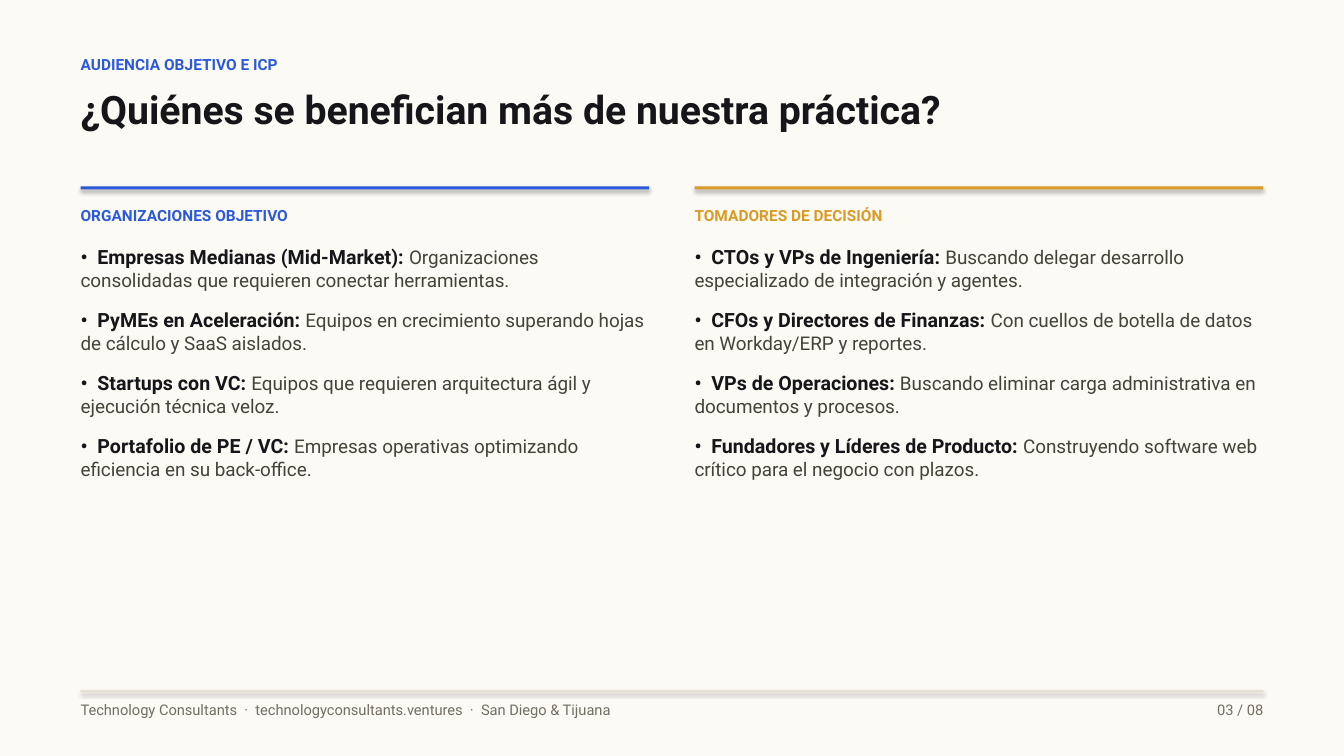
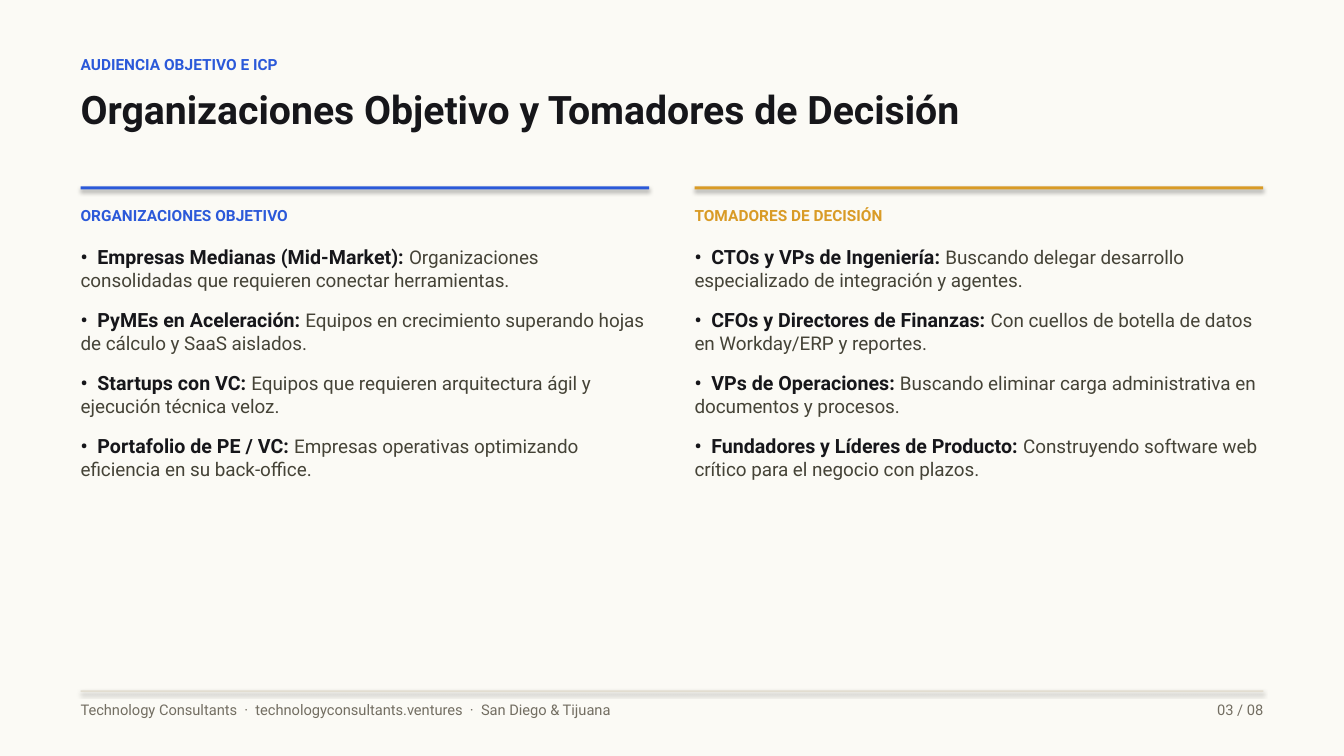
Before and after one commit to rguido198/TechnologyConsultantsVentures, a slide deck: slide 3 of Technology_Consultants_A_Quien_Enviarme_MX.pptx. Drawn at 1344x756 pixels with LibreOffice and Linux fonts; fonts in the diff are those of the drawing. Boxes give left, top, right and bottom in pixels: in the first picture for what was removed or moved away, otherwise in the second. Text is boxed around its words. In the diff, an @@ line names an element or a change of style, - is before the commit and + after.

```diff
--- a/Technology_Consultants_A_Quien_Enviarme_MX.pptx
+++ b/Technology_Consultants_A_Quien_Enviarme_MX.pptx
@@ text at bbox=[81, 94, 959, 133]: text changed @@
-¿Quiénes se benefician más de nuestra práctica?
+Organizaciones Objetivo y Tomadores de Decisión
```
Also in this commit, not shown: 7 other slides changed, 1 other file.
